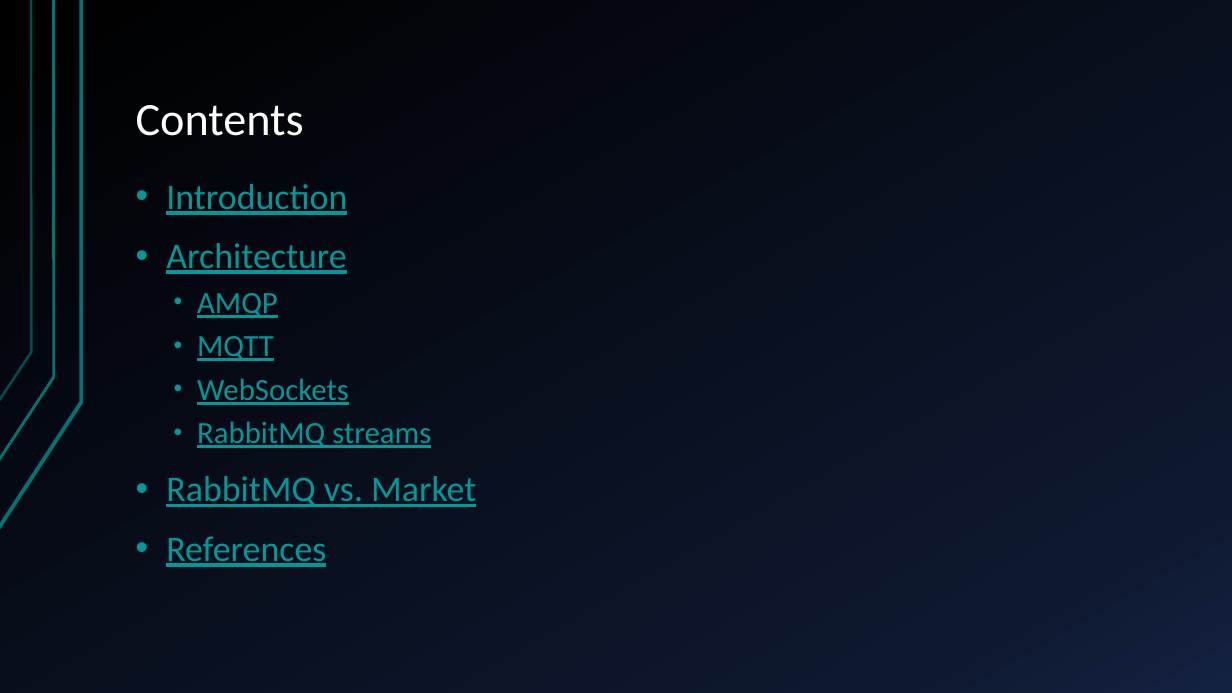
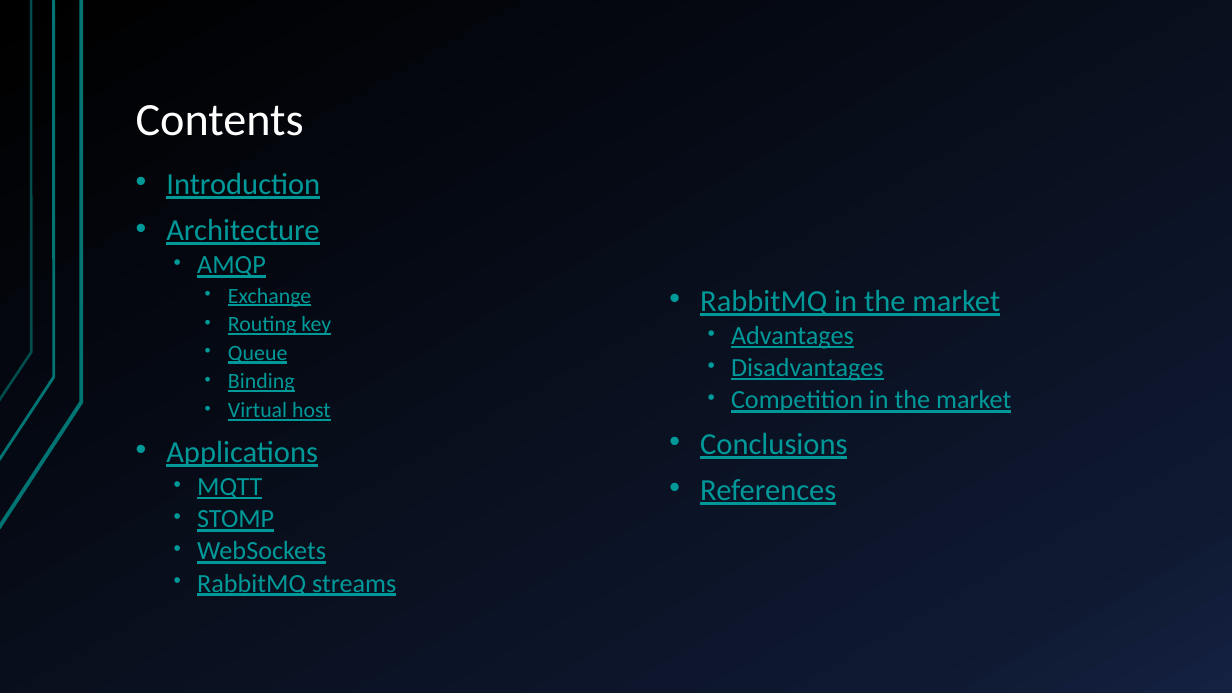
Before and after one commit to marc7666/Distributed-computing-course, a slide deck: slide 2 of Activities/Activity 2/RabbitMQ – components, benefits and application.pptx. Drawn at 1232x693 pixels with LibreOffice and Linux fonts; fonts in the diff are those of the drawing. Boxes give left, top, right and bottom in pixels: in the first picture for what was removed or moved away, otherwise in the second. Text is boxed around its words. In the diff, an @@ line names an element or a change of style, - is before the commit and + after.

```diff
--- a/Activities/Activity 2/RabbitMQ – components, benefits and application.pptx
+++ b/Activities/Activity 2/RabbitMQ – components, benefits and application.pptx
@@ text "Introduction" at bbox=[166, 173, 396, 596]: vertical alignment top to middle @@
@@ text at bbox=[166, 173, 396, 596]: size 28 to 23.8 pt in "Introduction", "Architecture"; size 24 to 20.4 pt in "AMQP", "MQTT", "WebSockets", "RabbitMQ streams"; line spacing 0.9 to 0.7 @@
@@ text at bbox=[166, 288, 331, 467]: paragraphs added @@
+    • Exchange
+    • Routing key
+    • Queue
+    • Binding
+    • Virtual host
+• Applications
@@ text added at bbox=[700, 290, 1011, 505], 20.4 pt, text #009999, underline @@
+• RabbitMQ in the market
+  • Advantages
+  • Disadvantages
+  • Competition in the market
+• Conclusions
+• References
@@ text at bbox=[166, 476, 476, 567]: paragraphs removed @@
-• RabbitMQ vs. Market
-• References
@@ text at bbox=[197, 510, 274, 532]: paragraph added @@
+  • STOMP
```
Also in this commit, not shown: 8 other slides changed, 14 slides added, 4 slides removed, 2 other files.
